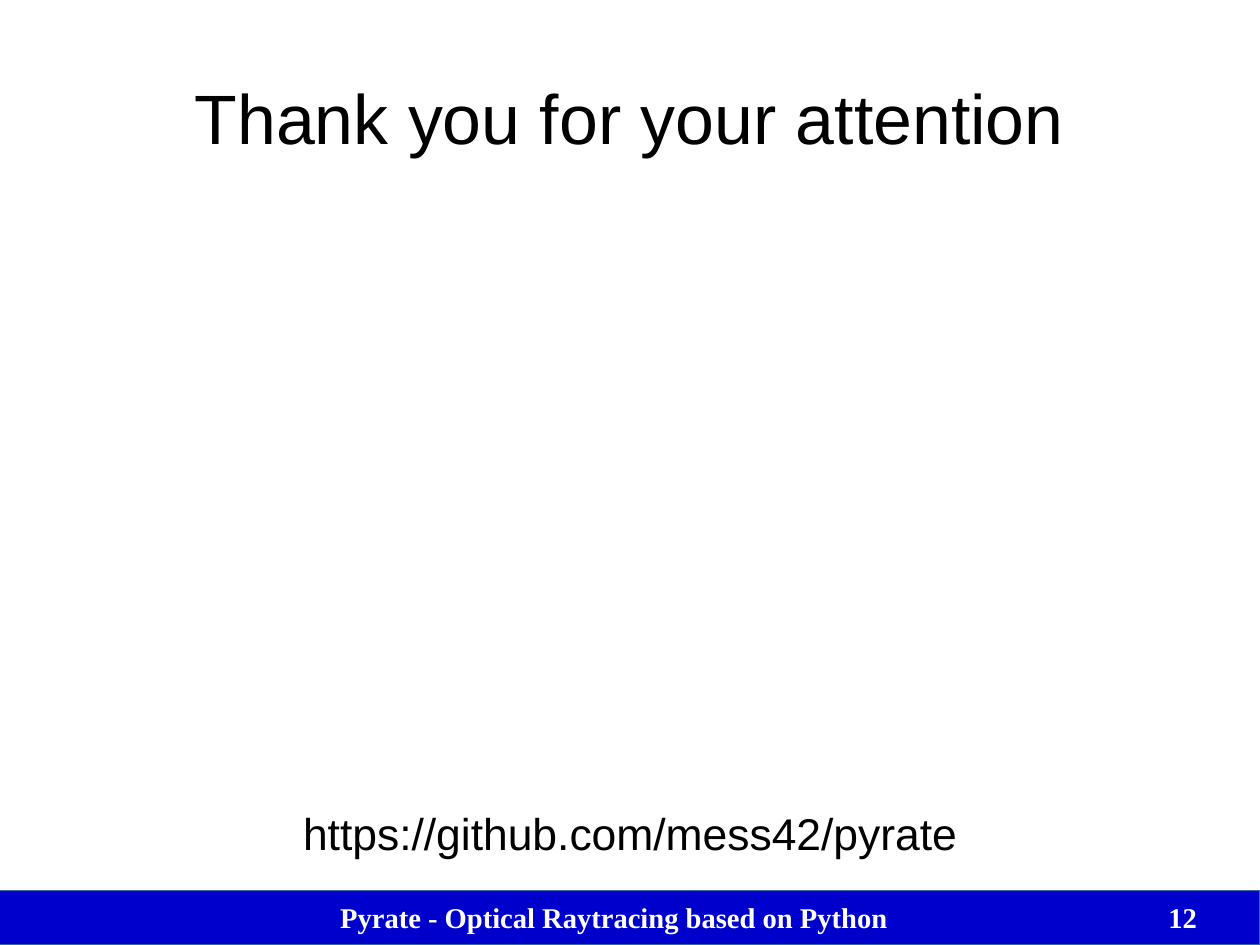
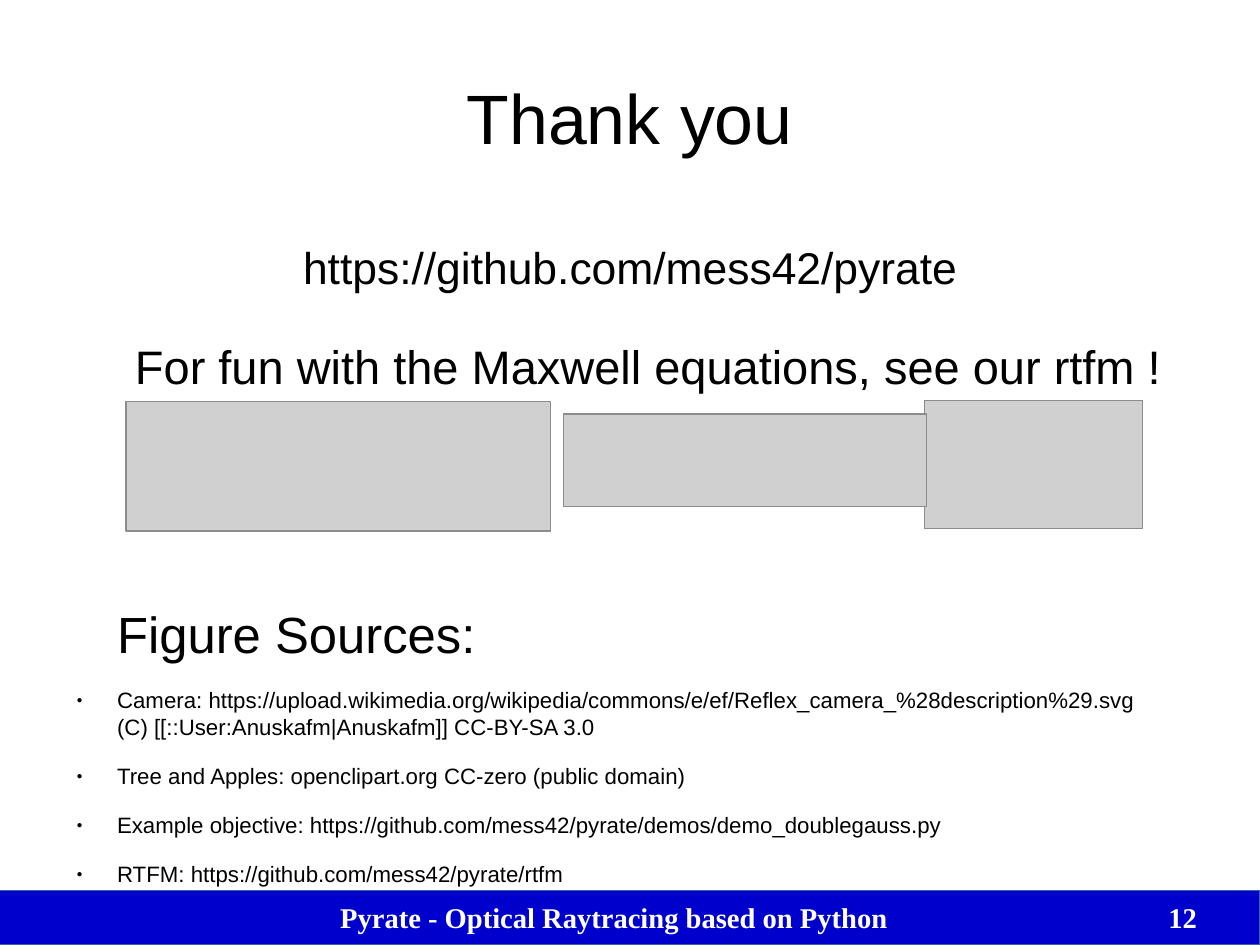
Before and after one commit to mess42/pyrate, a slide deck: slide 12 of talk_euroscipy_2017/talk.odp. Drawn at 1260x945 pixels with LibreOffice and Linux fonts; fonts in the diff are those of the drawing; grey boxes stand for pictures. Boxes give left, top, right and bottom in pixels: in the first picture for what was removed or moved away, otherwise in the second. Text is boxed around its words. In the diff, an @@ line names an element or a change of style, - is before the commit and + after.

```diff
--- a/talk_euroscipy_2017/talk.odp
+++ b/talk_euroscipy_2017/talk.odp
@@ title at box(467, 93, 793, 157): text changed @@
-Thank you for your attention
+Thank you
@@ text "https://github.com/mess42/pyrate": place and size @@
-text "https://github.com/mess42/pyrate" at box(303, 817, 957, 859)
+text "https://github.com/mess42/pyrate" at box(303, 251, 957, 293)
@@ text added at box(135, 350, 1135, 393), 29.6 pt, text #000000 @@
+For fun with the Maxwell equations, see our rtfm !
@@ picture added at box(126, 401, 551, 532) @@
@@ picture added at box(564, 414, 927, 507) @@
@@ picture added at box(925, 400, 1143, 528) @@
@@ text added at box(117, 616, 1134, 887), 14 pt, text #000000 @@
+Figure Sources:
+● Camera: https://upload.wikimedia.org/wikipedia/commons/e/ef/Reflex_camera_%28description%29.svg
+  (C) [[::User:Anuskafm|Anuskafm]] CC-BY-SA 3.0
+● Tree and Apples: openclipart.org CC-zero (public domain)
+● Example objective: https://github.com/mess42/pyrate/demos/demo_doublegauss.py
+● RTFM: https://github.com/mess42/pyrate/rtfm
```
Also in this commit, not shown: 4 other slides changed.
